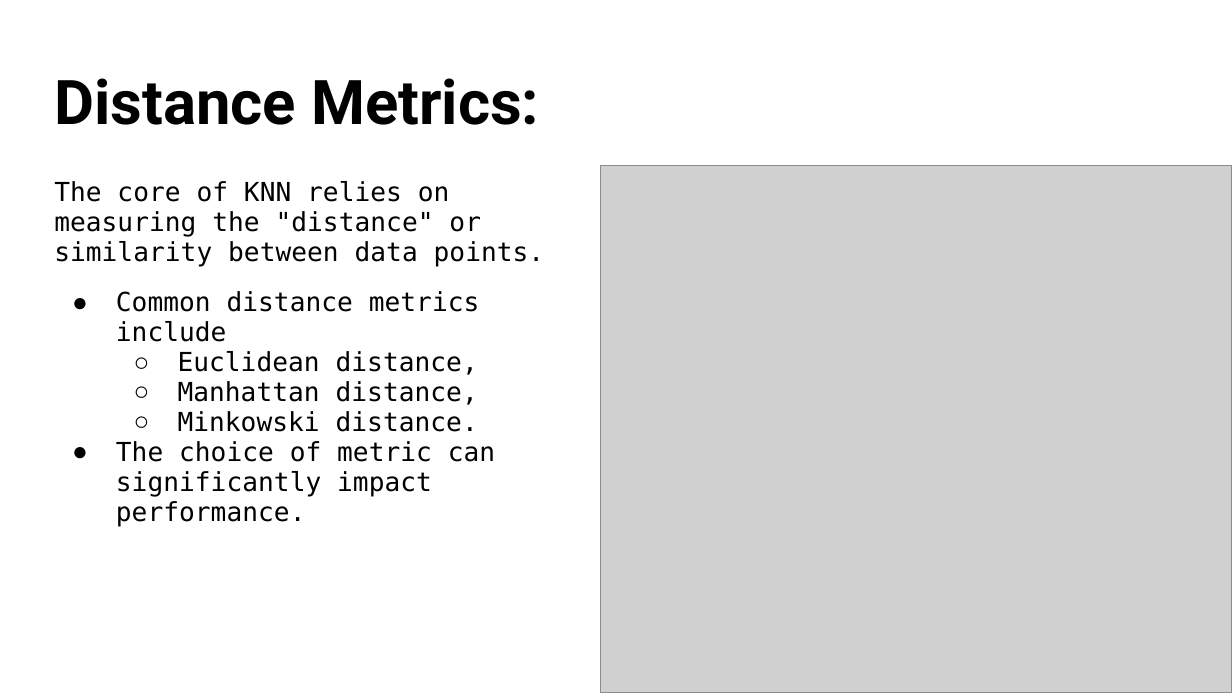
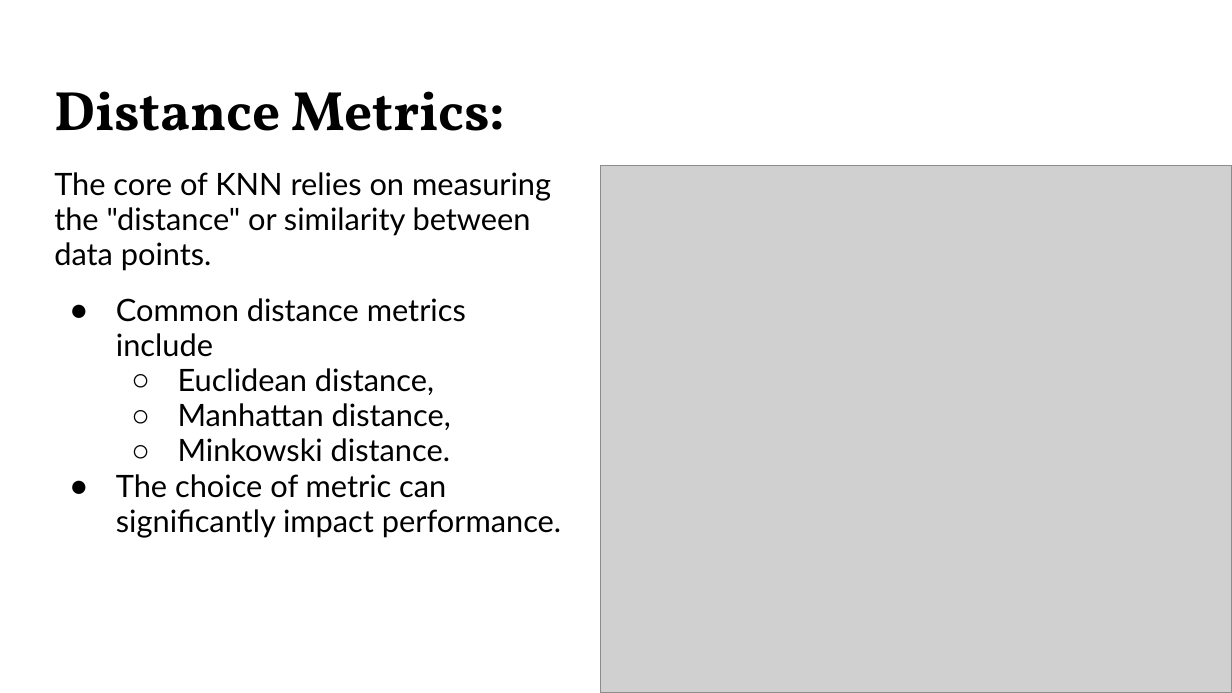
Before and after one commit to TrentNation/Data-Mining-Project-UG14, a slide deck: slide 4 of k-Nearest Neighbors (k-NN) Classification _ Regression.pptx. Drawn at 1232x693 pixels with LibreOffice and Linux fonts; fonts in the diff are those of the drawing; grey boxes stand for pictures. Boxes give left, top, right and bottom in pixels: in the first picture for what was removed or moved away, otherwise in the second. Text is boxed around its words. In the diff, an @@ line names an element or a change of style, - is before the commit and + after.

```diff
--- a/k-Nearest Neighbors (k-NN) Classification _ Regression.pptx
+++ b/k-Nearest Neighbors (k-NN) Classification _ Regression.pptx
@@ title "Distance Metrics:": place and size @@
-title "Distance Metrics:" at (54, 78, 539, 125)
+title "Distance Metrics:" at (54, 91, 506, 131)
@@ title "Distance Metrics:" at (54, 91, 506, 131): size 36 to 32.4 pt, font Roboto to Vollkorn @@
@@ text "The core of KNN relies ...": place and size @@
-text "The core of KNN relies ..." at (54, 181, 545, 526)
+text "The core of KNN relies ..." at (54, 172, 561, 538)
@@ text "The core of KNN relies ..." at (54, 172, 561, 538): size 15.3 to 18 pt, font DejaVu Sans Mono to Lato; indent changed @@
```
Also in this commit, not shown: 10 other slides changed, 7 slides added, 4 slides removed.
